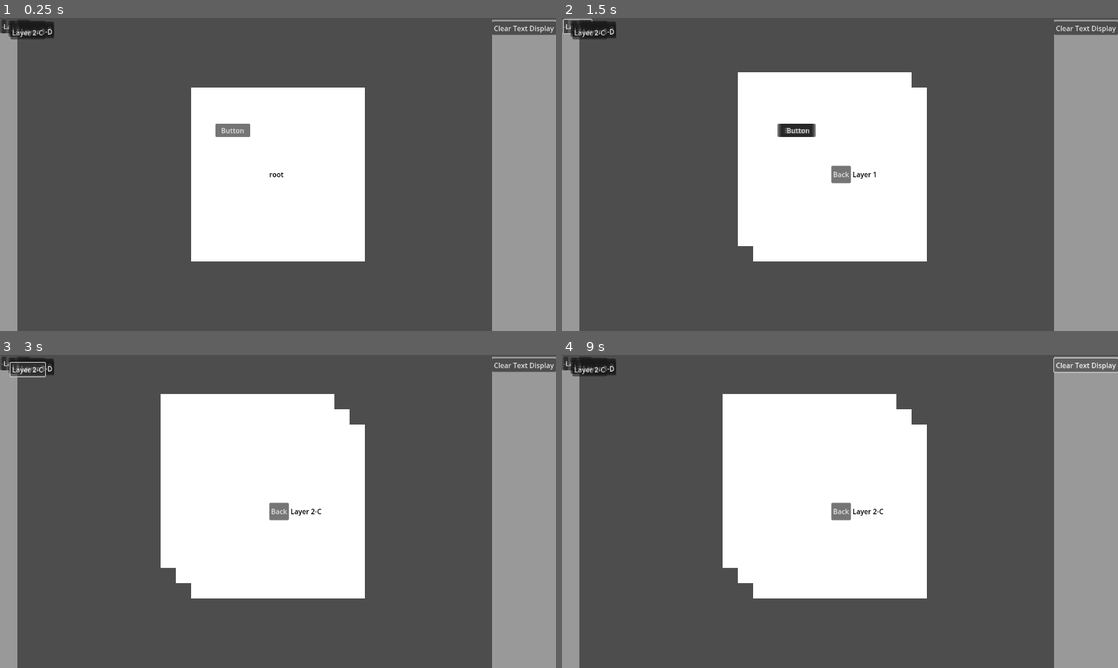
Above: before the commit, frames 1-4 (two rows, left to right).
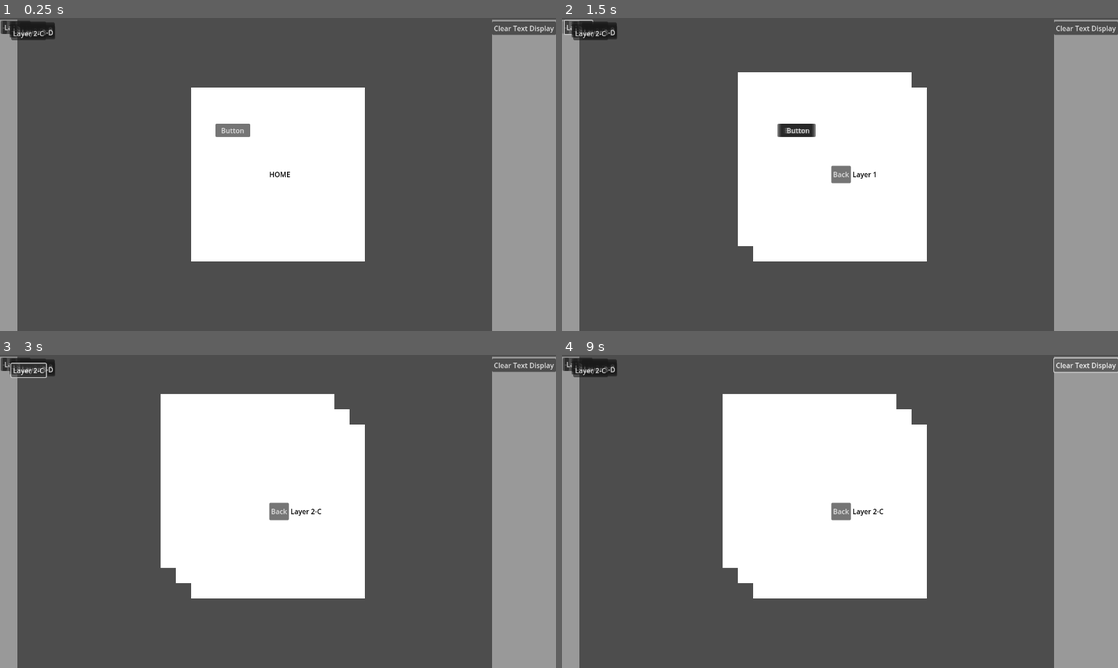
Above: after the commit, the same moments.

Repository: AtkinTC/Godot-UI
Game: Godot game, scene res://Scenes/main.tscn
Same seed, same stepped clock (60 frames per second), same inputs: the game is played once before the commit and once after it.
Inputs:
- Up to frame 1 (0.25 s): no input
- Up to frame 2 (1.5 s): click "Button" at 0.5 s; click "-" at 1.25 s
- Up to frame 3 (3 s): click "Back" at 2 s; click "Layer 1" at 2.75 s
- Up to frame 4 (9 s): click "Layer 2-A" at 3.5 s; click "Layer 3-A" at 4.25 s; click "Layer 3-B" at 5 s; click "Layer 2-B" at 5.75 s; click "Layer 3-C" at 6.5 s; click "Layer 3-D" at 7.25 s; click "Layer 2-C" at 8 s; click "Clear Text Display" at 8.75 s

The runs differ from the first frame. In frame 1, 0.3% of the frame differs, in the area x 0-53%, y 0-51%; in frame 2, 0.2%; in frame 3, 0.3%, in the area x 0-10%, y 0-8%; in frame 4, 0.2%.

Commit message:
cleanup and restructuring

Diff:
--- a/Scenes/LayerScene/LayerTab.tscn
+++ /dev/null
@@ -1,62 +0,0 @@
-[gd_scene load_steps=2 format=3 uid="uid://djaroc0g74cbg"]
-
-[ext_resource type="Script" path="res://Scripts/LayerTab.gd" id="1_wmhhp"]
-
-[node name="LayerTab" type="VBoxContainer"]
-offset_right = 200.0
-offset_bottom = 40.0
-theme_override_constants/separation = 2
-script = ExtResource( "1_wmhhp" )
-metadata/_edit_use_custom_anchors = false
-
-[node name="Panel" type="Panel" parent="."]
-minimum_size = Vector2(0, 40)
-offset_right = 200.0
-offset_bottom = 40.0
-grow_horizontal = 2
-grow_vertical = 2
-metadata/_edit_use_custom_anchors = false
-metadata/_edit_layout_mode = 1
-
-[node name="H" type="HBoxContainer" parent="Panel"]
-anchor_right = 1.0
-anchor_bottom = 1.0
-
-[node name="ExpandContainer" type="Control" parent="Panel/H"]
-minimum_size = Vector2(20, 0)
-offset_right = 20.0
-offset_bottom = 40.0
-
-[node name="ExpandButton" type="Button" parent="Panel/H/ExpandContainer"]
-layout_direction = 1
-anchor_right = 1.0
-anchor_bottom = 1.0
-size_flags_horizontal = 3
-size_flags_vertical = 3
-text = "-
-"
-
-[node name="Button" type="Button" parent="Panel/H"]
-offset_left = 24.0
-offset_right = 200.0
-offset_bottom = 40.0
-grow_horizontal = 2
-grow_vertical = 2
-size_flags_horizontal = 3
-text = "TEST TEXT"
-metadata/_edit_use_custom_anchors = true
-
-[node name="MarginContainer" type="MarginContainer" parent="."]
-visible = false
-offset_top = 42.0
-offset_right = 200.0
-offset_bottom = 42.0
-theme_override_constants/margin_left = 20
-
-[node name="V" type="VBoxContainer" parent="MarginContainer"]
-offset_left = 20.0
-offset_right = 200.0
-theme_override_constants/separation = 2
-
-[connection signal="pressed" from="Panel/H/ExpandContainer/ExpandButton" to="." method="_on_expand_button_pressed"]
-[connection signal="pressed" from="Panel/H/Button" to="." method="_on_button_pressed"]
--- a/Scenes/LayerScene/test_layer.tscn
+++ /dev/null
@@ -1,119 +0,0 @@
-[gd_scene load_steps=3 format=3 uid="uid://cekm674wphkt4"]
-
-[ext_resource type="Script" path="res://Scripts/LayerNode.gd" id="1_df3hk"]
-[ext_resource type="PackedScene" uid="uid://dh6ccj6m8vq3v" path="res://Scenes/LayerScene/LayerParentElement.tscn" id="2_4i7xy"]
-
-[node name="LayerNode" type="Node2D"]
-script = ExtResource( "1_df3hk" )
-
-[node name="BackgroundImage" type="Sprite2D" parent="."]
-position = Vector2(-50, -50)
-
-[node name="Container" type="Control" parent="."]
-minimum_size = Vector2(400, 400)
-anchor_left = 0.5
-anchor_top = 0.5
-anchor_right = 0.5
-anchor_bottom = 0.5
-offset_left = -20.0
-offset_top = -20.0
-offset_right = 20.0
-offset_bottom = 20.0
-grow_horizontal = 2
-grow_vertical = 2
-metadata/_edit_use_custom_anchors = false
-
-[node name="ColorRect2" type="ColorRect" parent="Container"]
-modulate = Color(0, 0, 0, 1)
-minimum_size = Vector2(400, 400)
-anchor_right = 1.0
-anchor_bottom = 1.0
-offset_left = -5.0
-offset_top = -5.0
-offset_right = 5.0
-offset_bottom = 5.0
-metadata/_edit_use_custom_anchors = true
-
-[node name="ColorRect" type="ColorRect" parent="Container"]
-minimum_size = Vector2(400, 400)
-anchor_left = 0.5
-anchor_top = 0.5
-anchor_right = 0.5
-anchor_bottom = 0.5
-offset_left = -200.0
-offset_top = -200.0
-offset_right = 200.0
-offset_bottom = 200.0
-
-[node name="HBoxContainer" type="HBoxContainer" parent="Container"]
-offset_right = 40.0
-offset_bottom = 40.0
-
-[node name="BackButton" type="Button" parent="Container/HBoxContainer"]
-minimum_size = Vector2(30, 30)
-offset_right = 45.0
-offset_bottom = 40.0
-text = "Back"
-
-[node name="Label" type="Label" parent="Container/HBoxContainer"]
-modulate = Color(0, 0, 0, 1)
-offset_left = 49.0
-offset_top = 7.0
-offset_right = 140.0
-offset_bottom = 33.0
-text = "TEST_LAYER"
-
-[node name="GridContainer" type="GridContainer" parent="Container"]
-anchor_left = 0.5
-anchor_top = 0.5
-anchor_right = 0.5
-anchor_bottom = 0.5
-offset_left = -154.0
-offset_top = -154.0
-offset_right = 154.0
-offset_bottom = 154.0
-columns = 3
-
-[node name="LayerParentElement1" parent="Container/GridContainer" instance=ExtResource( "2_4i7xy" )]
-
-[node name="LayerParentElement2" parent="Container/GridContainer" instance=ExtResource( "2_4i7xy" )]
-offset_left = 104.0
-offset_right = 204.0
-
-[node name="LayerParentElement3" parent="Container/GridContainer" instance=ExtResource( "2_4i7xy" )]
-offset_left = 208.0
-offset_right = 308.0
-
-[node name="LayerParentElement4" parent="Container/GridContainer" instance=ExtResource( "2_4i7xy" )]
-offset_top = 104.0
-offset_bottom = 204.0
-
-[node name="LayerParentElement5" parent="Container/GridContainer" instance=ExtResource( "2_4i7xy" )]
-offset_left = 104.0
-offset_top = 104.0
-offset_right = 204.0
-offset_bottom = 204.0
-
-[node name="LayerParentElement6" parent="Container/GridContainer" instance=ExtResource( "2_4i7xy" )]
-offset_left = 208.0
-offset_top = 104.0
-offset_right = 308.0
-offset_bottom = 204.0
-
-[node name="LayerParentElement7" parent="Container/GridContainer" instance=ExtResource( "2_4i7xy" )]
-offset_top = 208.0
-offset_bottom = 308.0
-
-[node name="LayerParentElement8" parent="Container/GridContainer" instance=ExtResource( "2_4i7xy" )]
-offset_left = 104.0
-offset_top = 208.0
-offset_right = 204.0
-offset_bottom = 308.0
-
-[node name="LayerParentElement9" parent="Container/GridContainer" instance=ExtResource( "2_4i7xy" )]
-offset_left = 208.0
-offset_top = 208.0
-offset_right = 308.0
-offset_bottom = 308.0
-
-[connection signal="pressed" from="Container/HBoxContainer/BackButton" to="." method="_on_back_button_pressed"]
--- a/Scenes/LayerScene/GridLayer.tscn
+++ b/Scenes/LayerUI/BackgroundLayerNode.tscn
@@ -1,9 +1,9 @@
-[gd_scene load_steps=2 format=3 uid="uid://xalomb0wopis"]
+[gd_scene load_steps=2 format=3 uid="uid://d03nea2m5jmad"]
 
-[ext_resource type="Script" path="res://Scripts/GridLayerNode.gd" id="1_mvrxy"]
+[ext_resource type="Script" path="res://Scenes/LayerUI/BackgroundLayerNode.gd" id="1_7q0ab"]
 
-[node name="LayerNode" type="Node2D"]
-script = ExtResource( "1_mvrxy" )
+[node name="BackgroundLayerNode" type="Node2D"]
+script = ExtResource( "1_7q0ab" )
 
 [node name="Container" type="Control" parent="."]
 minimum_size = Vector2(400, 400)
@@ -41,33 +41,12 @@
 offset_right = 200.0
 offset_bottom = 200.0
 
-[node name="H" type="HBoxContainer" parent="Container"]
-offset_right = 40.0
-offset_bottom = 40.0
-
-[node name="BackButton" type="Button" parent="Container/H"]
-minimum_size = Vector2(30, 30)
-offset_right = 45.0
-offset_bottom = 40.0
-text = "Back"
-
-[node name="TitleLabel" type="Label" parent="Container/H"]
+[node name="TitleLabel" type="Label" parent="Container"]
 modulate = Color(0, 0, 0, 1)
 offset_left = 49.0
 offset_top = 7.0
 offset_right = 140.0
 offset_bottom = 33.0
 text = "TEST_LAYER"
-
-[node name="Grid" type="GridContainer" parent="Container"]
-anchor_left = 0.5
-anchor_top = 0.5
-anchor_right = 0.5
-anchor_bottom = 0.5
-offset_left = -154.0
-offset_top = -154.0
-offset_right = 154.0
-offset_bottom = 154.0
-columns = 3
-
-[connection signal="pressed" from="Container/H/BackButton" to="." method="_on_back_button_pressed"]
+metadata/_edit_layout_mode = 0
+metadata/_edit_use_custom_anchors = false
--- a/Scenes/LayerScene/VerticalLayer.tscn
+++ b/Scenes/LayerUI/GridLayerNode.tscn
@@ -1,9 +1,9 @@
-[gd_scene load_steps=2 format=3 uid="uid://ctonlsvrdhum6"]
+[gd_scene load_steps=2 format=3 uid="uid://dsm7n3hntw58i"]
 
-[ext_resource type="Script" path="res://Scripts/VerticalLayerNode.gd" id="1_xml1x"]
+[ext_resource type="Script" path="res://Scenes/LayerUI/GridLayerNode.gd" id="1_2ig3n"]
 
-[node name="LayerNode" type="Node2D"]
-script = ExtResource( "1_xml1x" )
+[node name="GridLayerNode" type="Node2D"]
+script = ExtResource( "1_2ig3n" )
 
 [node name="Container" type="Control" parent="."]
 minimum_size = Vector2(400, 400)
@@ -59,7 +59,7 @@
 offset_bottom = 33.0
 text = "TEST_LAYER"
 
-[node name="VBox" type="VBoxContainer" parent="Container"]
+[node name="Grid" type="GridContainer" parent="Container"]
 anchor_left = 0.5
 anchor_top = 0.5
 anchor_right = 0.5
@@ -68,5 +68,6 @@
 offset_top = -154.0
 offset_right = 154.0
 offset_bottom = 154.0
+columns = 3
 
 [connection signal="pressed" from="Container/H/BackButton" to="." method="_on_back_button_pressed"]
--- a/Scripts/LayerParentElement.gd
+++ b/Scenes/LayerUI/LayerChildButtonElement.gd
@@ -1,5 +1,5 @@
 extends Control
-class_name LayerParentElement
+class_name LayerChildButtonElement
 
 signal open_child_layer(layer_key)
 
--- a/Scenes/LayerScene/LayerParentElement.tscn
+++ b/Scenes/LayerUI/LayerChildButtonElement.tscn
@@ -1,12 +1,12 @@
-[gd_scene load_steps=2 format=3 uid="uid://dh6ccj6m8vq3v"]
+[gd_scene load_steps=2 format=3 uid="uid://u4g0qiq62qrs"]
 
-[ext_resource type="Script" path="res://Scripts/LayerParentElement.gd" id="1_dq7u7"]
+[ext_resource type="Script" path="res://Scenes/LayerUI/LayerChildButtonElement.gd" id="1_i04k0"]
 
-[node name="LayerParentElement" type="Control"]
+[node name="LayerChildButtonElement" type="Control"]
 minimum_size = Vector2(100, 100)
 offset_right = 100.0
 offset_bottom = 100.0
-script = ExtResource( "1_dq7u7" )
+script = ExtResource( "1_i04k0" )
 
 [node name="Background" type="ColorRect" parent="."]
 anchor_right = 1.0
--- a/Scripts/LayerNode.gd
+++ b/Scenes/LayerUI/LayerNode.gd
@@ -14,7 +14,7 @@
 @onready var title_label: Label = $Container/H/TitleLabel
 @onready var back_button: Button = $Container/H/BackButton
 
-@onready var background_layer_scene : PackedScene = preload("res://Scenes/LayerScene/BackgroundLayer.tscn")
+@onready var background_layer_scene : PackedScene = preload("res://Scenes/LayerUI/BackgroundLayerNode.tscn")
 var background_layer : BackgroundLayerNode
 
 var display_title := "DISPLAY_TITLE"
--- a/Scripts/LayerTab.gd
+++ b/Scenes/LayerUI/LayerTab.gd
@@ -7,8 +7,8 @@
 
 var display_title := "DISPLAY_TITLE"
 
-@onready var button: Button = $Panel/H/Button
-@onready var expand_button: Button = $Panel/H/ExpandContainer/ExpandButton
+@onready var button: Button = $Panel/MarginContainer/H/Button
+@onready var expand_button: Button = $Panel/MarginContainer/H/ExpandContainer/ExpandButton
 @onready var margin_container: MarginContainer = $MarginContainer
 @onready var child_container: VBoxContainer = $MarginContainer/V
 
--- /dev/null
+++ b/Scenes/LayerUI/LayerTab.tscn
@@ -0,0 +1,74 @@
+[gd_scene load_steps=2 format=3 uid="uid://cm31gi0fvoxq1"]
+
+[ext_resource type="Script" path="res://Scenes/LayerUI/LayerTab.gd" id="1_ew8la"]
+
+[node name="LayerTab" type="VBoxContainer"]
+offset_right = 200.0
+offset_bottom = 40.0
+theme_override_constants/separation = 2
+script = ExtResource( "1_ew8la" )
+metadata/_edit_use_custom_anchors = false
+
+[node name="Panel" type="Panel" parent="."]
+minimum_size = Vector2(0, 40)
+offset_right = 200.0
+offset_bottom = 40.0
+grow_horizontal = 2
+grow_vertical = 2
+metadata/_edit_use_custom_anchors = false
+metadata/_edit_layout_mode = 1
+
+[node name="MarginContainer" type="MarginContainer" parent="Panel"]
+anchor_right = 1.0
+anchor_bottom = 1.0
+theme_override_constants/margin_right = 2
+theme_override_constants/margin_top = 2
+theme_override_constants/margin_left = 2
+theme_override_constants/margin_bottom = 2
+
+[node name="H" type="HBoxContainer" parent="Panel/MarginContainer"]
+offset_left = 2.0
+offset_top = 2.0
+offset_right = 198.0
+offset_bottom = 38.0
+
+[node name="ExpandContainer" type="Control" parent="Panel/MarginContainer/H"]
+minimum_size = Vector2(20, 0)
+offset_right = 20.0
+offset_bottom = 36.0
+
+[node name="ExpandButton" type="Button" parent="Panel/MarginContainer/H/ExpandContainer"]
+layout_direction = 1
+anchor_right = 1.0
+anchor_bottom = 1.0
+size_flags_horizontal = 3
+size_flags_vertical = 3
+text = "-
+"
+
+[node name="Button" type="Button" parent="Panel/MarginContainer/H"]
+offset_left = 24.0
+offset_right = 196.0
+offset_bottom = 36.0
+grow_horizontal = 2
+grow_vertical = 2
+size_flags_horizontal = 3
+theme_override_constants/outline_size = 0
+theme_override_font_sizes/font_size = 16
+text = "TEST TEXT"
+metadata/_edit_use_custom_anchors = true
+
+[node name="MarginContainer" type="MarginContainer" parent="."]
+visible = false
+offset_top = 42.0
+offset_right = 200.0
+offset_bottom = 42.0
+theme_override_constants/margin_left = 20
+
+[node name="V" type="VBoxContainer" parent="MarginContainer"]
+offset_left = 20.0
+offset_right = 200.0
+theme_override_constants/separation = 2
+
+[connection signal="pressed" from="Panel/MarginContainer/H/ExpandContainer/ExpandButton" to="." method="_on_expand_button_pressed"]
+[connection signal="pressed" from="Panel/MarginContainer/H/Button" to="." method="_on_button_pressed"]
--- a/Scenes/LayerScene/BackgroundLayer.tscn
+++ b/Scenes/LayerUI/VerticalLayerNode.tscn
@@ -1,9 +1,9 @@
-[gd_scene load_steps=2 format=3 uid="uid://cmnuokw2heh0h"]
+[gd_scene load_steps=2 format=3 uid="uid://cuaset18o6ojk"]
 
-[ext_resource type="Script" path="res://Scripts/BackgroundLayerNode.gd" id="1_0lchq"]
+[ext_resource type="Script" path="res://Scenes/LayerUI/VerticalLayerNode.gd" id="1_50xqc"]
 
-[node name="BackgroundLayerNode" type="Node2D"]
-script = ExtResource( "1_0lchq" )
+[node name="VerticalLayerNode" type="Node2D"]
+script = ExtResource( "1_50xqc" )
 
 [node name="Container" type="Control" parent="."]
 minimum_size = Vector2(400, 400)
@@ -41,12 +41,32 @@
 offset_right = 200.0
 offset_bottom = 200.0
 
-[node name="TitleLabel" type="Label" parent="Container"]
+[node name="H" type="HBoxContainer" parent="Container"]
+offset_right = 40.0
+offset_bottom = 40.0
+
+[node name="BackButton" type="Button" parent="Container/H"]
+minimum_size = Vector2(30, 30)
+offset_right = 45.0
+offset_bottom = 40.0
+text = "Back"
+
+[node name="TitleLabel" type="Label" parent="Container/H"]
 modulate = Color(0, 0, 0, 1)
 offset_left = 49.0
 offset_top = 7.0
 offset_right = 140.0
 offset_bottom = 33.0
 text = "TEST_LAYER"
-metadata/_edit_layout_mode = 0
-metadata/_edit_use_custom_anchors = false
+
+[node name="VBox" type="VBoxContainer" parent="Container"]
+anchor_left = 0.5
+anchor_top = 0.5
+anchor_right = 0.5
+anchor_bottom = 0.5
+offset_left = -154.0
+offset_top = -154.0
+offset_right = 154.0
+offset_bottom = 154.0
+
+[connection signal="pressed" from="Container/H/BackButton" to="." method="_on_back_button_pressed"]
--- a/Scenes/main.tscn
+++ b/Scenes/main.tscn
@@ -1,6 +1,5 @@
-[gd_scene load_steps=7 format=3 uid="uid://6gts28x1l7cp"]
+[gd_scene load_steps=6 format=3 uid="uid://6gts28x1l7cp"]
 
-[ext_resource type="Script" path="res://Scripts/LayersRoot.gd" id="1_a8s18"]
 [ext_resource type="Script" path="res://Scripts/main.gd" id="1_e2nrf"]
 [ext_resource type="Script" path="res://Scenes/UIScenes/TextDisplayPanel.gd" id="1_oakir"]
 
@@ -36,7 +35,6 @@
 
 [node name="LayersRoot" type="Node2D" parent="Overlay/SubViewportContainer/SubViewport"]
 position = Vector2(640, 360)
-script = ExtResource( "1_a8s18" )
 
 [node name="VBoxContainer" type="VBoxContainer" parent="Overlay"]
 top_level = true
--- a/Scripts/LayersRoot.gd
+++ /dev/null
@@ -1,11 +0,0 @@
-extends Node2D
-
-
-# Called when the node enters the scene tree for the first time.
-func _ready():
-	pass
-	#LayerManager.assemble_layers(self)
-
-# Called every frame. 'delta' is the elapsed time since the previous frame.
-func _process(delta):
-	pass
--- a/Scripts/test.gd
+++ /dev/null
@@ -1,11 +0,0 @@
-extends Node
-
-
-# Called when the node enters the scene tree for the first time.
-func _ready():
-	pass # Replace with function body.
-
-
-# Called every frame. 'delta' is the elapsed time since the previous frame.
-func _process(delta):
-	pass
--- a/Singletons/LayerManager.gd
+++ b/Singletons/LayerManager.gd
@@ -1,10 +1,9 @@
 extends Node
 
-var grid_layer_scene: PackedScene = load("res://Scenes/LayerScene/GridLayer.tscn")
-var vertical_layer_scene: PackedScene = load("res://Scenes/LayerScene/VerticalLayer.tscn")
-var layer_parent_element_scene: PackedScene = load("res://Scenes/LayerScene/LayerParentElement.tscn")
-
-var layer_tab_scene: PackedScene = load("res://Scenes/LayerScene/LayerTab.tscn")
+var grid_layer_scene: PackedScene = load("res://Scenes/LayerUI/GridLayerNode.tscn")
+var vertical_layer_scene: PackedScene = load("res://Scenes/LayerUI/VerticalLayerNode.tscn")
+var layer_child_button_element_scene: PackedScene = load("res://Scenes/LayerUI/LayerChildButtonElement.tscn")
+var layer_tab_scene: PackedScene = load("res://Scenes/LayerUI/LayerTab.tscn")
 
 var layer_types := {
 	"" : grid_layer_scene,
@@ -14,7 +13,7 @@
 
 var layers_dict  := {
 	"root" : {
-		"display_title" : "root"
+		"display_title" : "HOME"
 	},
 	"layer_1" : {
 		"display_title" : "Layer 1",
@@ -57,9 +56,16 @@
 var root_layer_key := "root"
 
 func assemble_layers_data():
+	assert(layers_dict.has(root_layer_key)) ## root layer must be defined
+
 	layers_graph = {}
-	var potential_top_layers := layers_dict.keys()
-	potential_top_layers.erase(root_layer_key)
+	var unparented_layers := layers_dict.keys()
+	unparented_layers.erase(root_layer_key)
+
+	# create root node
+	var root : Dictionary = layers_graph.get(root_layer_key, {})
+	root["depth"] = 0
+	layers_graph[root_layer_key] = root
 
 	# graph out connections between layers
 	for layer_key in layers_dict:
@@ -69,19 +75,17 @@
 		layers_graph[layer_key] = layer
 
 		for child_key in layer["child_layers"]:
-			potential_top_layers.erase(child_key)
+			unparented_layers.erase(child_key)
 			var child_layer = layers_graph.get(child_key, {})
 			child_layer["parent_layer"] = layer_key
 			layers_graph[child_key] = child_layer
 
-	var root : Dictionary = layers_graph.get(root_layer_key, {})
-	root["child_layers"] = potential_top_layers
-	root["depth"] = 0
-	layers_graph[root_layer_key] = root
-
-	for child_key in potential_top_layers:
+	# all unparented nodes are added to root as children
+	root["child_layers"] = unparented_layers
+	for child_key in unparented_layers:
 		layers_graph[child_key]["parent_layer"] = root_layer_key
 
+	# traverse down from root layers to set depth values
 	var layer_stack := [root_layer_key]
 	while layer_stack.size() > 0:
 		var layer_key : String = layer_stack.pop_back()
@@ -103,7 +107,7 @@
 			layer.visible = false
 
 		for child_key in layers_graph[layer_key]["child_layers"]:
-			var child_element : LayerParentElement = layer_parent_element_scene.instantiate()
+			var child_element : LayerChildButtonElement = layer_child_button_element_scene.instantiate()
 			layer.add_element(child_element)
 			child_element.set_display_title(layers_dict[child_key]["display_title"])
 			child_element.set_child_layer_key(child_key)
--- a/project.godot
+++ b/project.godot
@@ -12,27 +12,27 @@
 "base": "Node2D",
 "class": &"BackgroundLayerNode",
 "language": &"GDScript",
-"path": "res://Scripts/BackgroundLayerNode.gd"
+"path": "res://Scenes/LayerUI/BackgroundLayerNode.gd"
 }, {
 "base": "LayerNode",
 "class": &"GridLayerNode",
 "language": &"GDScript",
-"path": "res://Scripts/GridLayerNode.gd"
+"path": "res://Scenes/LayerUI/GridLayerNode.gd"
+}, {
+"base": "Control",
+"class": &"LayerChildButtonElement",
+"language": &"GDScript",
+"path": "res://Scenes/LayerUI/LayerChildButtonElement.gd"
 }, {
 "base": "Node2D",
 "class": &"LayerNode",
 "language": &"GDScript",
-"path": "res://Scripts/LayerNode.gd"
-}, {
-"base": "Control",
-"class": &"LayerParentElement",
-"language": &"GDScript",
-"path": "res://Scripts/LayerParentElement.gd"
+"path": "res://Scenes/LayerUI/LayerNode.gd"
 }, {
 "base": "VBoxContainer",
 "class": &"LayerTab",
 "language": &"GDScript",
-"path": "res://Scripts/LayerTab.gd"
+"path": "res://Scenes/LayerUI/LayerTab.gd"
 }, {
 "base": "VBoxContainer",
 "class": &"TextDisplayPanel",
@@ -42,13 +42,13 @@
 "base": "LayerNode",
 "class": &"VerticalLayerNode",
 "language": &"GDScript",
-"path": "res://Scripts/VerticalLayerNode.gd"
+"path": "res://Scenes/LayerUI/VerticalLayerNode.gd"
 }]
 _global_script_class_icons={
 "BackgroundLayerNode": "",
 "GridLayerNode": "",
+"LayerChildButtonElement": "",
 "LayerNode": "",
-"LayerParentElement": "",
 "LayerTab": "",
 "TextDisplayPanel": "",
 "VerticalLayerNode": ""
Renamed: Scripts/BackgroundLayerNode.gd -> Scenes/LayerUI/BackgroundLayerNode.gd
Renamed: Scripts/GridLayerNode.gd -> Scenes/LayerUI/GridLayerNode.gd
Renamed: Scripts/VerticalLayerNode.gd -> Scenes/LayerUI/VerticalLayerNode.gd
